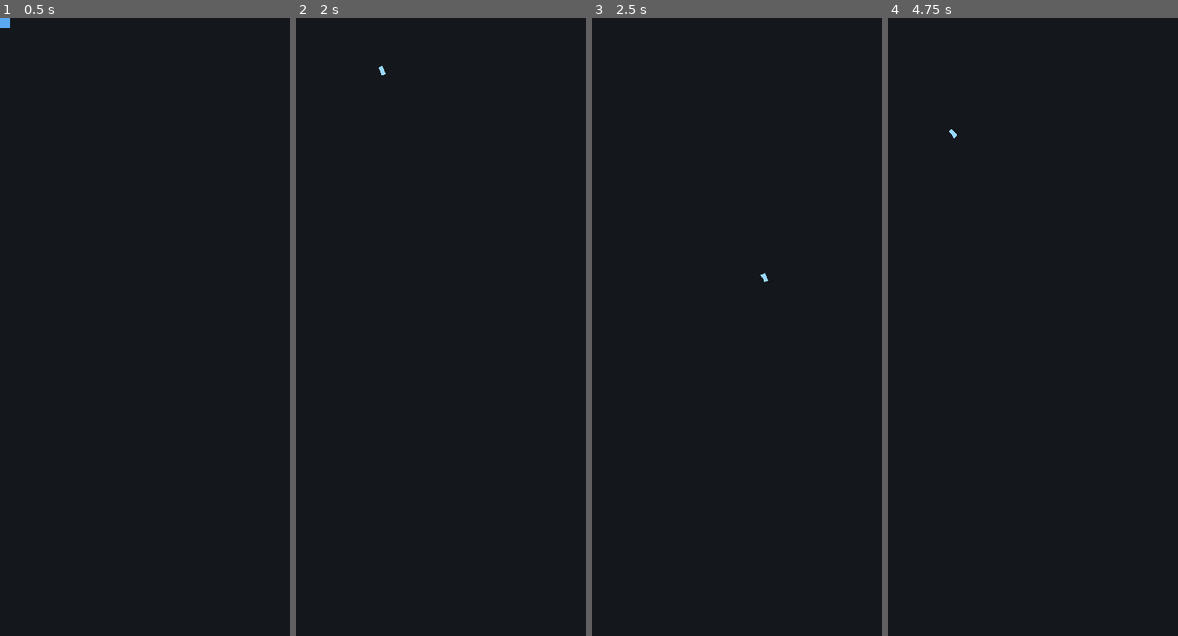
Above: before the commit, frames 1-4 (left to right).
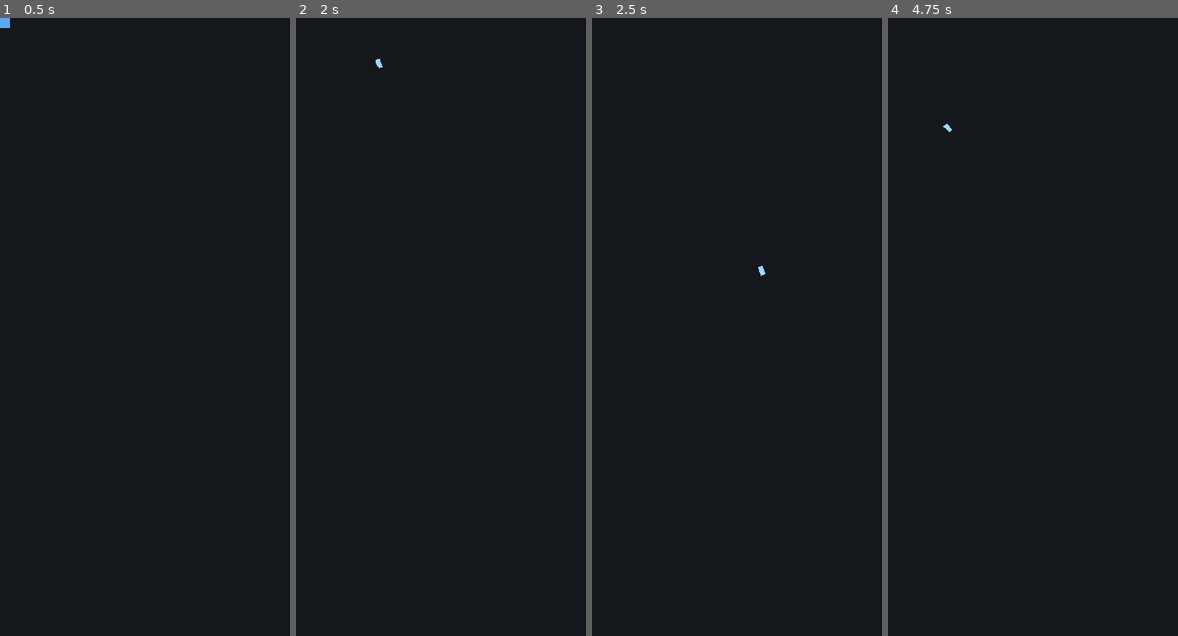
Above: after the commit, the same moments.

Repository: 0xkkun/seoul-challenge
Game: Godot game, scene res://scenes/player/player.tscn
The game is run twice, just before and just after one commit, with the same random seed, the same clock (stepped at 60 frames per second) and the same inputs. This scene is started directly instead of the project's main scene.
Inputs (mouse positions are in pixels of both pictures, inside the frame that each line leads up to):
- Up to frame 1 (0.5 s): no input
- Up to frame 2 (2 s): tap Enter at 0.5 s; move the mouse to (426, 450) at 0.52 s; hold Up (ui_up) from 0.53 s (still down); click (426, 450) at 0.67 s; tap Space at 0.77, 1.52 s; move the mouse to (528, 419) at 1.27 s
- Up to frame 3 (2.5 s): move the mouse to (650, 234) at 2.02 s; release Up (ui_up) at 2.03 s; hold Left (ui_left) from 2.03 s (still down)
- Up to frame 4 (4.75 s): move the mouse to (1047, 327) at 2.77 s; click (1047, 327) at 2.92 s; tap Space at 3.02, 3.5, 3.77, 4.52 s; move the mouse to (989, 172) at 3.52 s; release Left (ui_left) at 3.53 s; hold Down (ui_down) 3.53-4.28 s; move the mouse to (1096, 296) at 4.27 s; hold Right (ui_right) from 4.28 s (still down)

Frame 1 is identical in both runs. In frame 2, less than 0.1% of the frame differs, in the area x 27-31%, y 6-10%; in frame 3, less than 0.1%; in frame 4, less than 0.1%.

Commit message:
fix(projectile): ignore firing body so purify shots don't self-recycle
Codex 리뷰(#48, P1) 반영: 정화탄이 스폰 시 발사 플레이어와 겹쳐(muzzle 18 <
플레이어 14 + 탄 5) _on_hit 이 즉시 _release 하던 문제. 발사자를 탄에 전달해
무시하도록 수정. 프로젝트 전역 충돌 레이어 스킴은 다른 전투 PR 과의 충돌을
피하려 보류하고 스크립트 레벨에서 처리.

- purify_bullet.gd: _shooter 보관, is_blocking_hit() 술어 추가, _on_hit 이 발사자/null 무시
- projectile_launcher.gd: activate 에 발사자(get_parent()) 전달
- test_purify_bullet.gd: is_blocking_hit 검증 추가

verify_full 통과: unit 34 / integration 17 / functional 1.

Co-Authored-By: Claude Opus 4.8 (1M context) <noreply@anthropic.com>

Diff:
--- a/scripts/player/projectile_launcher.gd
+++ b/scripts/player/projectile_launcher.gd
@@ -18,7 +18,7 @@
 func _on_fired(muzzle_position: Vector2, direction: Vector2) -> void:
 	var bullet := PoolManager.acquire(POOL_ID, _spawn_parent())
 	if bullet != null and bullet.has_method("activate"):
-		bullet.call("activate", muzzle_position, direction)
+		bullet.call("activate", muzzle_position, direction, get_parent())
 
 
 ## 정화탄을 붙일 부모: 플레이어의 부모(월드) → 현재 씬 → self 순으로 폴백.
--- a/scripts/projectiles/purify_bullet.gd
+++ b/scripts/projectiles/purify_bullet.gd
@@ -11,6 +11,7 @@
 
 var _direction: Vector2 = Vector2.RIGHT
 var _life: float = 0.0
+var _shooter: Node = null
 
 
 func _ready() -> void:
@@ -19,11 +20,12 @@
 
 
 ## 풀에서 꺼내 발사 지점/방향으로 활성화한다.
-func activate(spawn_position: Vector2, direction: Vector2) -> void:
+func activate(spawn_position: Vector2, direction: Vector2, shooter: Node = null) -> void:
 	global_position = spawn_position
 	_direction = direction.normalized() if direction.length() > 0.001 else Vector2.RIGHT
 	rotation = _direction.angle()
 	_life = lifetime
+	_shooter = shooter
 
 
 func _physics_process(delta: float) -> void:
@@ -47,15 +49,23 @@
 	return life <= 0.0
 
 
+## 차단성 충돌 판정 — 발사자 자신/null 은 무시한다 (스폰 시 겹침으로 인한 자기 회수 방지).
+func is_blocking_hit(other: Node) -> bool:
+	return other != null and other != _shooter
+
+
 # --- 풀 훅 / 충돌 ---
 
 func reset_for_pool() -> void:
 	_life = 0.0
 	_direction = Vector2.RIGHT
+	_shooter = null
 
 
 func _on_hit(other: Node) -> void:
-	if other != null and other.has_method("take_damage"):
+	if not is_blocking_hit(other):
+		return
+	if other.has_method("take_damage"):
 		other.call("take_damage", damage)
 	call_deferred("_release")
 
--- a/tests/unit/test_purify_bullet.gd
+++ b/tests/unit/test_purify_bullet.gd
@@ -46,3 +46,16 @@
 	_runner.assert_eq(PoolManager.get_available_count(POOL_ID), 1)
 	var second = PoolManager.acquire(POOL_ID, self)
 	_runner.assert_true(first == second, "released 인스턴스를 재사용")
+
+
+func test_ignores_shooter() -> void:
+	var b = BULLET_SCENE.instantiate()
+	var shooter := Node.new()
+	b.activate(Vector2.ZERO, Vector2.RIGHT, shooter)
+	_runner.assert_false(b.is_blocking_hit(shooter), "발사자 충돌은 무시")
+	_runner.assert_false(b.is_blocking_hit(null), "null 충돌은 무시")
+	var other := Node.new()
+	_runner.assert_true(b.is_blocking_hit(other), "다른 노드는 차단성 충돌")
+	shooter.free()
+	other.free()
+	b.free()
